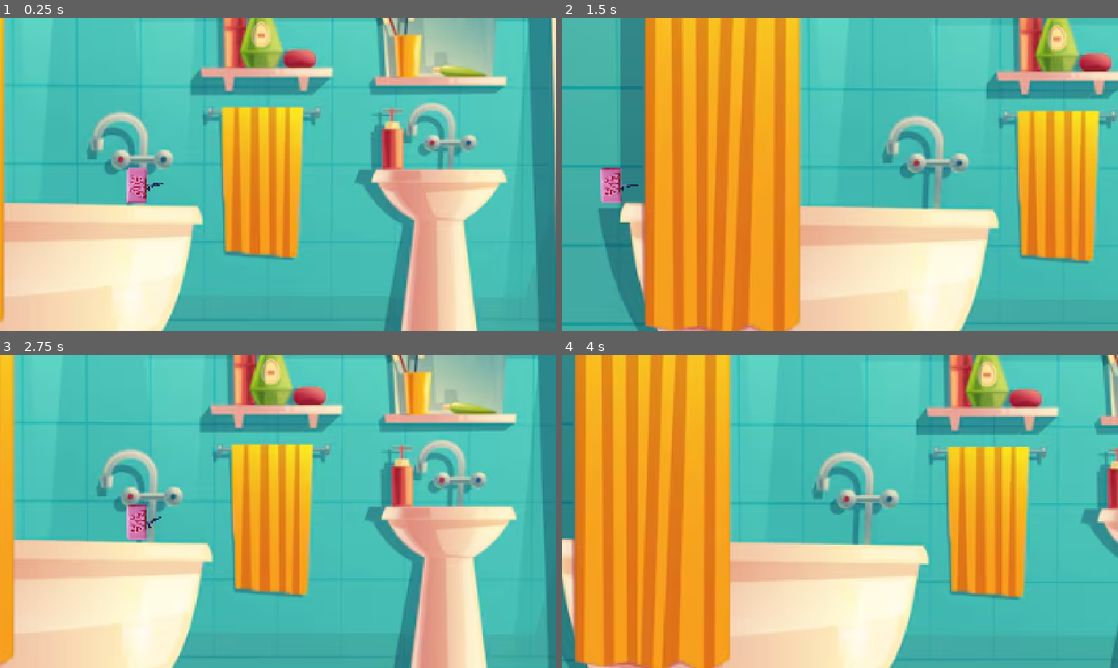
Above: before the commit, frames 1-4 (two rows, left to right).
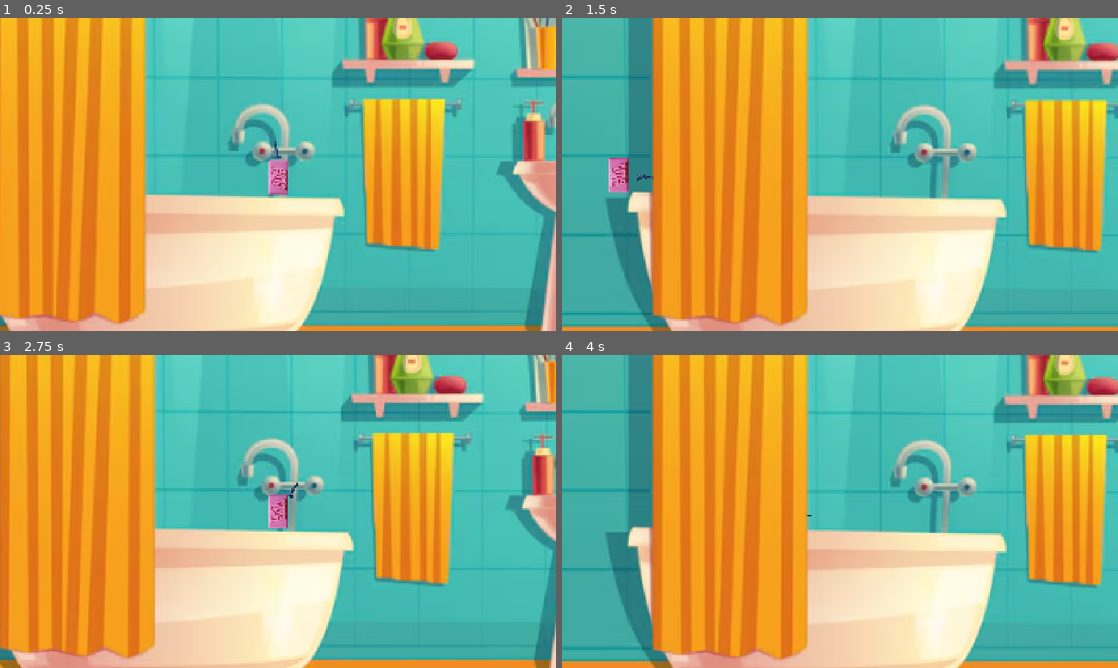
Above: after the commit, the same moments.

Repository: parlakportakal/silahasokan
Game: Godot game, scene res://Scenes/main.tscn
Two runs of this game, one before a commit and one after it. Both use one fixed random seed, a clock stepped at 60 frames per second and the inputs below.
Inputs (mouse positions are in pixels of both pictures, inside the frame that each line leads up to):
- Up to frame 1 (0.25 s): no input
- Up to frame 2 (1.5 s): move the mouse to (962, 158) at 0.52 s; hold A (sola) 0.53-1.28 s; move the mouse to (728, 190) at 1.27 s; tap S (asagi) at 1.35 s
- Up to frame 3 (2.75 s): tap A (sola) at 1.55, 2.3 s; move the mouse to (333, 442) at 2.02 s; hold R (rHARFi) from 2.03 s (still down)
- Up to frame 4 (4 s): move the mouse to (812, 574) at 2.77 s; release R (rHARFi) at 2.78 s; tap D (saga) at 2.85 s; tap A (sola) at 3.05 s; move the mouse to (1006, 558) at 3.52 s; hold A (sola) from 3.53 s (still down)

The runs differ from the first frame. In frame 1, 75% of the frame differs, in the area x 0-100%, y 0-100%; in frame 2, 42%; in frame 3, 75%; in frame 4, 72%.

Commit message:
bir sürü şey eklendi
artık silah rotasyonu karakter etrafında
kamera biraz daha iyi halde
wall jump var
wall jump hissiyatı da geliştirildi ama ilk halini bilmediğin için önemi yok

Diff:
--- a/Scenes/main.tscn
+++ b/Scenes/main.tscn
@@ -10,6 +10,7 @@
 [ext_resource type="Texture2D" uid="uid://26whi1h644ba" path="res://Assets/civirzivir/perde.png" id="7_344ge"]
 [ext_resource type="Texture2D" uid="uid://br5ub5r0t6is5" path="res://Assets/civirzivir/perde2.png" id="8_344ge"]
 [ext_resource type="PackedScene" uid="uid://cnofcfbkhrvum" path="res://Scenes/tek_taraf_duvar.tscn" id="10_hptm8"]
+[ext_resource type="Script" uid="uid://kcsrp7svk77k" path="res://Scripts/silah_ekseni.gd" id="11_silah_ekseni"]
 
 [node name="main" type="Node2D" unique_id=2134541721]
 script = ExtResource("1_8gbba")
@@ -74,20 +75,20 @@
 [node name="player" parent="." unique_id=1857629448 instance=ExtResource("2_8gbba")]
 position = Vector2(404, 338)
 
-[node name="pistol" parent="player" unique_id=263644930 instance=ExtResource("4_jjvhh")]
-position = Vector2(15, 2)
+[node name="silaheksen" type="Node2D" parent="player" unique_id=1769057377]
+script = ExtResource("11_silah_ekseni")
+
+[node name="pistol" parent="player/silaheksen" unique_id=263644930 instance=ExtResource("4_jjvhh")]
+position = Vector2(25, 0)
 
 [node name="Camera2D" type="Camera2D" parent="player" unique_id=237960700]
-position = Vector2(165, 62)
-scale = Vector2(2.268849, 1.3246347)
-offset = Vector2(0, -75)
-ignore_rotation = false
 zoom = Vector2(2.96, 2.96)
-limit_left = -28
-limit_top = 13
-limit_right = 1165
-limit_bottom = 793
-position_smoothing_speed = 12.855
+limit_left = -37
+limit_top = -65
+limit_right = 1163
+limit_bottom = 685
+position_smoothing_enabled = true
+position_smoothing_speed = 7.0
 
 [node name="mermi" parent="." unique_id=1313714118 instance=ExtResource("5_kry3j")]
 position = Vector2(431, 337)
@@ -121,7 +122,7 @@
 
 [node name="tek taraf duvar3" parent="." unique_id=234539641 instance=ExtResource("10_hptm8")]
 position = Vector2(805.00006, 472.00003)
-rotation = 1.4638442
+rotation = 1.5697972
 scale = Vector2(8.391006, 0.66460115)
 
 [node name="StaticBody2D2" parent="." unique_id=729168941 instance=ExtResource("6_ynf5e")]
--- a/Scripts/main.gd
+++ b/Scripts/main.gd
@@ -1,4 +1,27 @@
 extends Node2D
+
+
+func _ready() -> void:
+	var background: Sprite2D = $Arkaplan
+	var camera: Camera2D = $player/Camera2D
+	var bounds := background.get_global_transform() * background.get_rect()
+	camera.limit_left = ceili(bounds.position.x)
+	camera.limit_top = ceili(bounds.position.y)
+	camera.limit_right = floori(bounds.end.x)
+	camera.limit_bottom = floori(bounds.end.y)
+	_fit_camera_to_map()
+	get_viewport().size_changed.connect(_fit_camera_to_map)
+	# Başlangıçta kamera uzaktan kayarak gelmesin.
+	camera.reset_smoothing()
+
+
+func _fit_camera_to_map() -> void:
+	var camera: Camera2D = $player/Camera2D
+	var map_size := Vector2(camera.limit_right - camera.limit_left, camera.limit_bottom - camera.limit_top)
+	var viewport_size := get_viewport_rect().size
+	# Çok geniş veya yüksek pencerelerde de haritanın dışı görünmesin.
+	var zoom_level := maxf(2.96, maxf(viewport_size.x / map_size.x, viewport_size.y / map_size.y))
+	camera.zoom = Vector2.ONE * zoom_level
 
 
 func _input(event: InputEvent) -> void:
--- a/Scripts/pistol.gd
+++ b/Scripts/pistol.gd
@@ -1,10 +1,5 @@
 extends Node2D
 
-func _process(delta: float) -> void:
-	look_at(get_global_mouse_position())
-	rotation_degrees = wrap(rotation_degrees, 0, 360)
-	if rotation_degrees < 270 and rotation_degrees > 90:
-		scale.y = -1
-		position.x
-	else :
-		scale.y = +1
+func _process(_delta: float) -> void:
+	# Dönüşü üstteki eksen yönetir; sola bakarken silahı düz tut.
+	scale.y = -1.0 if cos(global_rotation) < 0.0 else 1.0
--- a/Scripts/playeranlık.gd
+++ b/Scripts/playeranlık.gd
@@ -9,6 +9,10 @@
 var max_jump = 2
 var buffertime = 0.1
 var buffercounter = 0.0
+var wall_coyote_time  = 0.12
+var wall_coyote_counter = 0.0
+var last_wall_side = 0  # Sol: -1, sağ: 1.
+var last_wall_jump_side = 0
 
 
 func _physics_process(delta: float) -> void:
@@ -17,6 +21,18 @@
 	var sag_duvar = $raycastsag.is_colliding()
 	var sol_duvar = $raycastsol.is_colliding()
 	var duvarda = sag_duvar or sol_duvar
+	wall_coyote_counter = maxf(wall_coyote_counter - delta, 0.0)
+	if is_on_floor():
+		last_wall_jump_side = 0
+		last_wall_side = 0
+		wall_coyote_counter = 0.0
+	elif duvarda:
+		# İki duvar aynı anda algılanırsa kullanılabilir karşı tarafı seç.
+		if sag_duvar and (not sol_duvar or last_wall_jump_side != 1):
+			last_wall_side = 1
+		else:
+			last_wall_side = -1
+		wall_coyote_counter = wall_coyote_time
 
 	if Input.is_action_just_pressed("zipla"):
 		buffercounter = buffertime
@@ -34,7 +50,8 @@
 
 	# Normal zıplama ve double jump.
 	# Duvara değince bu bölüm jump_count'u değiştirmez.
-	if buffercounter > 0 and jump_count < max_jump and (is_on_floor() or not duvarda):
+	# Tolerans süresinde normal zıplama, duvar zıplamasını tüketmesin.
+	if buffercounter > 0 and jump_count < max_jump and (is_on_floor() or (not duvarda and wall_coyote_counter <= 0.0)):
 		jump_count += 1
 		velocity.y = -jump_force
 		buffercounter = 0
@@ -66,14 +83,12 @@
 		velocity.y = min(velocity.y, 90.0)
 
 	# Wall jump
-	if buffercounter > 0 and not is_on_floor():
-		if sag_duvar:
+	if buffercounter > 0 and not is_on_floor() and wall_coyote_counter > 0.0:
+		if last_wall_side != 0 and last_wall_side != last_wall_jump_side:
 			velocity.y = -jump_force
-			velocity.x = -300
-			buffercounter = 0
-		elif sol_duvar:
-			velocity.y = -jump_force
-			velocity.x = 300
+			velocity.x = -last_wall_side * 300
+			last_wall_jump_side = last_wall_side
+			wall_coyote_counter = 0.0
 			buffercounter = 0
 
 	move_and_slide()
--- /dev/null
+++ b/Scripts/silah_ekseni.gd
@@ -0,0 +1,7 @@
+extends Node2D
+
+
+func _process(_delta: float) -> void:
+	# Dönüş merkezi oyuncuda kalır; uzaktaki silah bu merkez etrafında döner.
+	if global_position.distance_squared_to(get_global_mouse_position()) > 0.001:
+		look_at(get_global_mouse_position())
Not shown, added: Scripts/silah_ekseni.gd.uid
